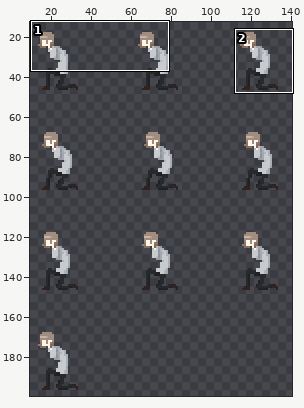
Edited in one commit: sprite sheet (Assets/Animation/Sprite/Selma/Shot_crouch.png). The picture above shows the old version from afar; the outline marks the close-up.
Close-up. As it was:
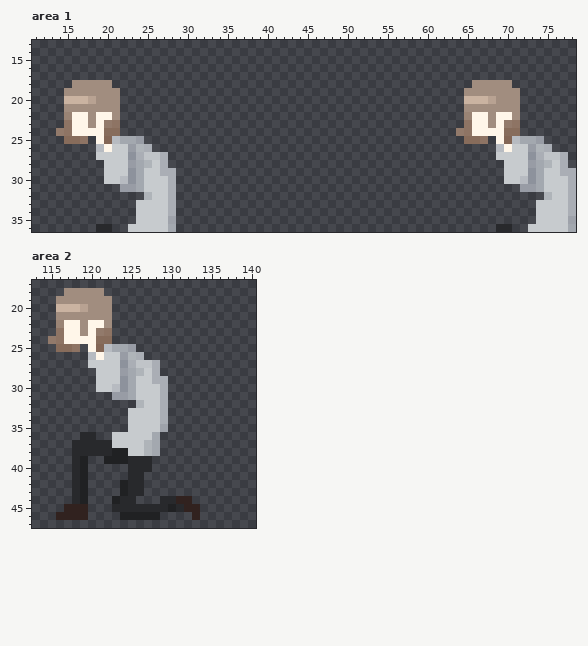
The file is 150x200 pixels. Colours within 5 levels of each other are drawn and written as one. Shown: area 1: x 11..78, y 13..36; area 2: x 113..140, y 17..47. The wide view leaves out empty margins. The commit also changed other parts of the picture, which this record leaves out.
After:
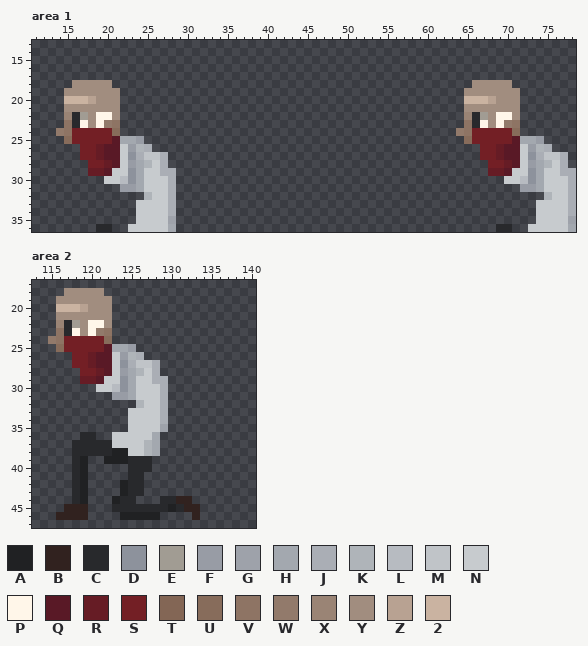
Palette (. is transparent): A #202123  B #31221f  C #28292c  D #8d929c  E #a19c93  F #989ca5  G #9ea2aa  H #a3a8af  J #aaaeb5  K #afb4b9  L #b7bbc1  M #c0c4c8  N #c7cbce  P #fff6e9  Q #591926  R #661c25  S #731f25  T #836655  U #876c5b  V #8e7464  W #927a6b  X #9a8475  Y #a18d7f  Z #b8a292  2 #cab3a1
What changed:
Area 1:
Colour P gives way to colour C in rows 22 to 23 at x 16 and 66.
Colour P gives way to colour E in row 22 at x 17 and 67.
Colour L gives way to colour Q in row 25 at x 21 and 71.
Colour N gives way to colour Q in row 26 at x 21 and 71; in row 27 at x 20 to 21 and 70 to 71; in row 28 at x 21 and 71; in row 29 at x 20 and 70.
Colour P gives way to colour Q in row 26 at x 20 and 70.
The edit adds colour R in row 29 at x 18 to 19 and 68 to 69.
Colour L gives way to colour R in row 26 at x 19 and 69.
Colour N gives way to colour R in row 27 at x 19 and 69; in row 28 at x 20 and 70.
The edit adds colour S in row 25 at x 18 and 68; in rows 26 to 27 at x 17 to 18 and 67 to 68; in row 28 at x 18 to 19 and 68 to 69.
Colour P gives way to colour S in row 24 at x 16 to 19 and 66 to 69; in row 25 at x 19 and 69.
Colour T gives way to colour S in row 25 at x 20 and 70.
Colour U gives way to colour S in row 24 at x 20 and 70; in row 25 at x 16 and 66.
Colour V gives way to colour S in row 25 at x 17 and 67.
Area 2:
Colour P gives way to colour C in rows 22 to 23 at x 117.
Colour P gives way to colour E in row 22 at x 118.
Colour L gives way to colour Q in row 25 at x 122.
Colour N gives way to colour Q in row 26 at x 122; in row 27 at x 121 to 122; in row 28 at x 122; in row 29 at x 121.
Colour P gives way to colour Q in row 26 at x 121.
The edit adds colour R in row 29 at x 119 to 120.
Colour L gives way to colour R in row 26 at x 120.
Colour N gives way to colour R in row 27 at x 120; in row 28 at x 121.
The edit adds colour S in row 25 at x 119; in rows 26 to 27 at x 118 to 119; in row 28 at x 119 to 120.
Colour P gives way to colour S in row 24 at x 117 to 120; in row 25 at x 120.
Colour T gives way to colour S in row 25 at x 121.
Colour U gives way to colour S in row 24 at x 121; in row 25 at x 117.
Colour V gives way to colour S in row 25 at x 118.
